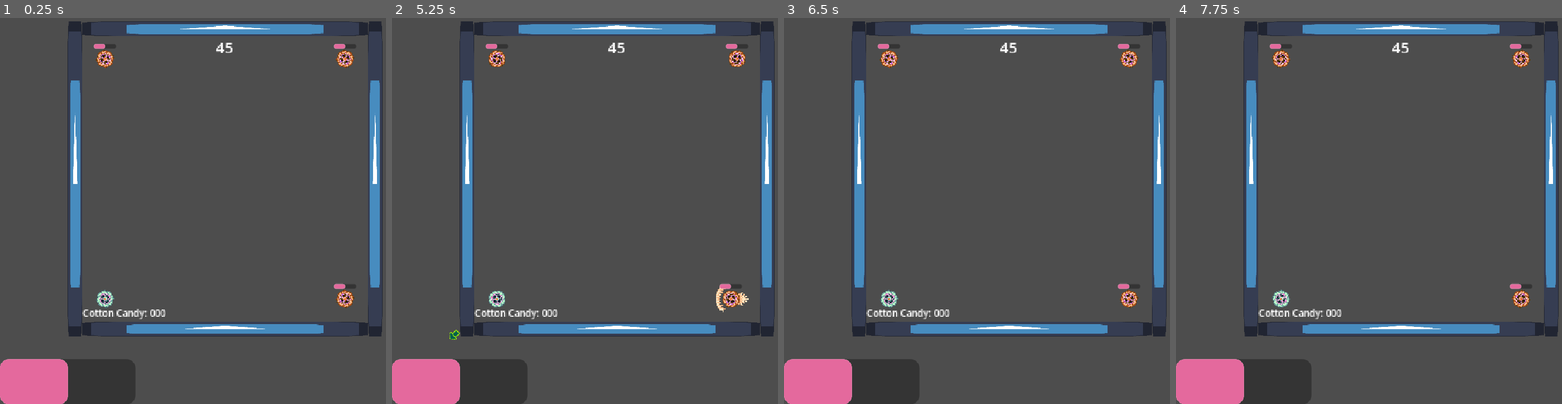
Above: before the commit, frames 1-4 (left to right).
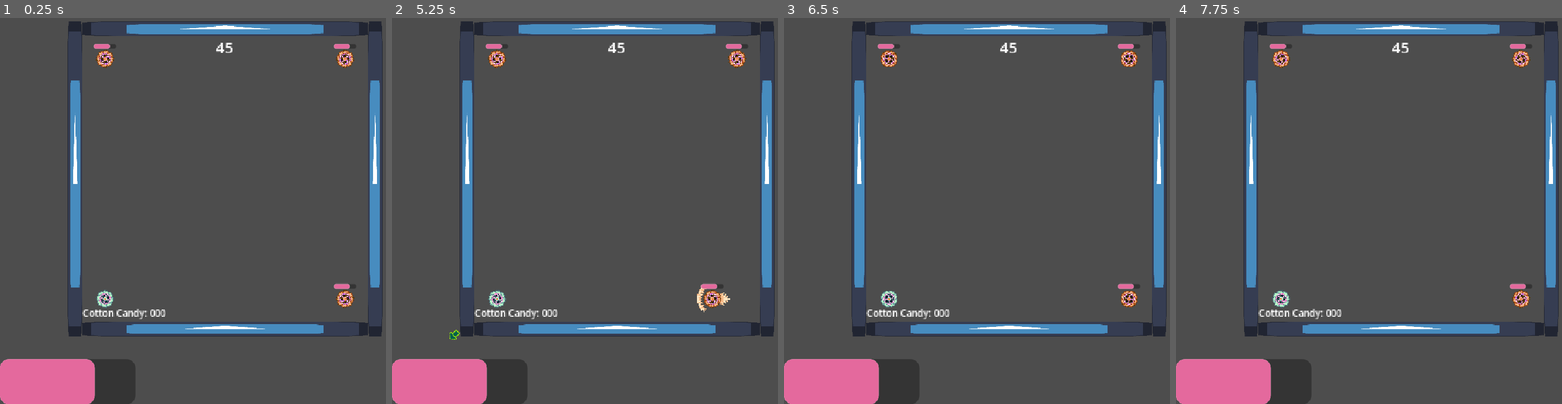
Above: after the commit, the same moments.

Repository: We-ALL-Play-Warthunder-Not-Just-Me/verySeriousSpinningCottonCandyGame
Game: Godot game, scene res://main_game.tscn
The game is run twice, just before and just after one commit, with the same random seed, the same clock (stepped at 60 frames per second) and the same inputs. The engine's default icon, where the game draws it, is replaced by a stand-in: a white triangle on a blue panel in a dark square.
Inputs (mouse positions are in pixels of both pictures, inside the frame that each line leads up to):
- Up to frame 1 (0.25 s): no input
- Up to frame 2 (5.25 s): move the mouse to (716, 156) at 0.52 s; press the mouse at (716, 156) at 0.53 s; move the mouse to (527, 203) at 1.27 s; release the mouse at (527, 203) at 1.28 s; tap R at 1.35, 2.85, 4.35 s; move the mouse to (662, 79) at 2.02 s; press the mouse at (662, 79) at 2.03 s; move the mouse to (592, 268) at 2.77 s; release the mouse at (592, 268) at 2.78 s; move the mouse to (750, 245) at 3.52 s; press the mouse at (750, 245) at 3.53 s; move the mouse to (480, 110) at 4.27 s; release the mouse at (480, 110) at 4.28 s; move the mouse to (639, 180) at 5.02 s; press the mouse at (639, 180) at 5.03 s
- Up to frame 3 (6.5 s): move the mouse to (942, 68) at 5.77 s; release the mouse at (942, 68) at 5.78 s; tap R at 5.85 s
- Up to frame 4 (7.75 s): move the mouse to (1500, 156) at 6.52 s; press the mouse at (1500, 156) at 6.53 s; move the mouse to (1311, 203) at 7.27 s; release the mouse at (1311, 203) at 7.28 s; tap R at 7.35 s

The runs differ from the first frame. In frame 1, 1.3% of the frame differs, in the area x 15-92%, y 6-100%; in frame 2, 1.8%, in the area x 15-93%, y 6-100%; in frame 3, 1.3%; in frame 4, 1.3%.

Commit message:
Enemies do Hurty
Enemies doing damage in the temp way. Eventually this will get shifted into the bones of the spinners, but for now, this gives us something functional.

Diff:
--- a/Enemies/Enemy.tscn
+++ b/Enemies/Enemy.tscn
@@ -88,6 +88,9 @@
 [sub_resource type="CircleShape2D" id="CircleShape2D_b8qva"]
 radius = 9.0
 
+[sub_resource type="CircleShape2D" id="CircleShape2D_n1bor"]
+radius = 11.0
+
 [node name="Enemy" type="RigidBody2D" unique_id=222236015]
 mass = 0.005
 physics_material_override = SubResource("PhysicsMaterial_xu11e")
@@ -120,9 +123,8 @@
 
 [node name="HealthComponent" type="Node" parent="." unique_id=627178191]
 script = ExtResource("4_7mq4p")
-MaxHp = 50
-CurrentHP = 25
-HealthDecay = 0
+CurrentHP = 70
+HealthDecay = 2
 metadata/_custom_type_script = "uid://uflgtvyrjjt"
 
 [node name="decayTimer" type="Timer" parent="HealthComponent" unique_id=1606738338 node_paths=PackedStringArray("health")]
@@ -130,4 +132,12 @@
 health = NodePath("..")
 metadata/_custom_type_script = "uid://dbd78rwuw5wsu"
 
+[node name="DamageArea" type="Area2D" parent="." unique_id=85172910]
+collision_layer = 2
+
+[node name="PlayerHitBox" type="CollisionShape2D" parent="DamageArea" unique_id=748997955]
+shape = SubResource("CircleShape2D_n1bor")
+debug_color = Color(0.9757263, 0, 0.42078322, 0.41960785)
+
 [connection signal="healthDEATH" from="HealthComponent" to="." method="spin_depleted"]
+[connection signal="body_entered" from="DamageArea" to="." method="_on_damage_area_entered"]
--- a/Enemies/enemy.gd
+++ b/Enemies/enemy.gd
@@ -12,12 +12,13 @@
 var previous_frame: Vector2
 var max_power = 50
 var min_power = 10
-var max_amplifier = 1.5
+var max_amplifier = 3
 var amplifier
 var dash_time = 3
 var dash_countdown
 var can_dash = true
 var candy_multiplier
+var max_damage = 15
 
 func _ready() -> void:
 	final_wait_time = randf_range(min_wait_time, max_wait_time)
@@ -88,5 +89,31 @@
 			#print(self.name," has chosen Target: ", chosen_target.name)
 			launch_self(chosen_target.position)
 
+func steal_spin(enemy: RigidBody2D):
+	var player_force = abs(previous_frame.length())
+	var enemy_force = abs(enemy.previous_frame.length())
+	if player_force > enemy_force:
+		print("We got 'em!")
+		var force_total = (player_force + enemy_force)
+		var force_difference =  (player_force - enemy_force)
+		var force_percent = force_difference / force_total
+		var enemy_damage = ceili(max_damage * force_percent)
+		enemy.health.takeDamage(enemy_damage)
+		self.health.heal(ceili(enemy_damage/2))
+		#print("Player Force: ", player_force)
+		#print("Enemy Force: ", enemy_force)
+		#print("Total Force: ", force_total)
+		#print("The Difference: ", force_difference)
+		#print("Force Percentage: ", force_percent)
+		#print("Enemy Current HP: ", enemy.health.CurrentHP)
+		#print("Enemy HP to lose: ", enemy_damage)
+	elif player_force < enemy_force:
+		print("We're not strong enough...")
+
+func _on_damage_area_entered(body: Node2D) -> void:
+	print("boop")
+	if body.name != self.name and body is RigidBody2D:
+		steal_spin(body)
+
 func spin_depleted():
 	spawner.kill_spinner(self)
--- a/Player/Player.tscn
+++ b/Player/Player.tscn
@@ -126,8 +126,7 @@
 
 [node name="HealthComponent" type="Node" parent="." unique_id=627178191]
 script = ExtResource("1_3qydi")
-MaxHp = 50
-CurrentHP = 25
+CurrentHP = 70
 HealthDecay = 2
 metadata/_custom_type_script = "uid://uflgtvyrjjt"
 
--- a/Player/player_rigid.gd
+++ b/Player/player_rigid.gd
@@ -1,7 +1,7 @@
 extends RigidBody2D
 
 var mouse_position
-var max_amplifier = 2.0
+var max_amplifier = 3
 var amplifier = 0.0
 var max_power = 60
 var dash_time = 3
@@ -104,7 +104,7 @@
 
 func _on_damage_area_entered(body: Node2D) -> void:
 	print("boop")
-	if body.name != "Player" and body is RigidBody2D:
+	if body.name != self.name and body is RigidBody2D:
 		steal_spin(body)
 
 func spin_depleted():
